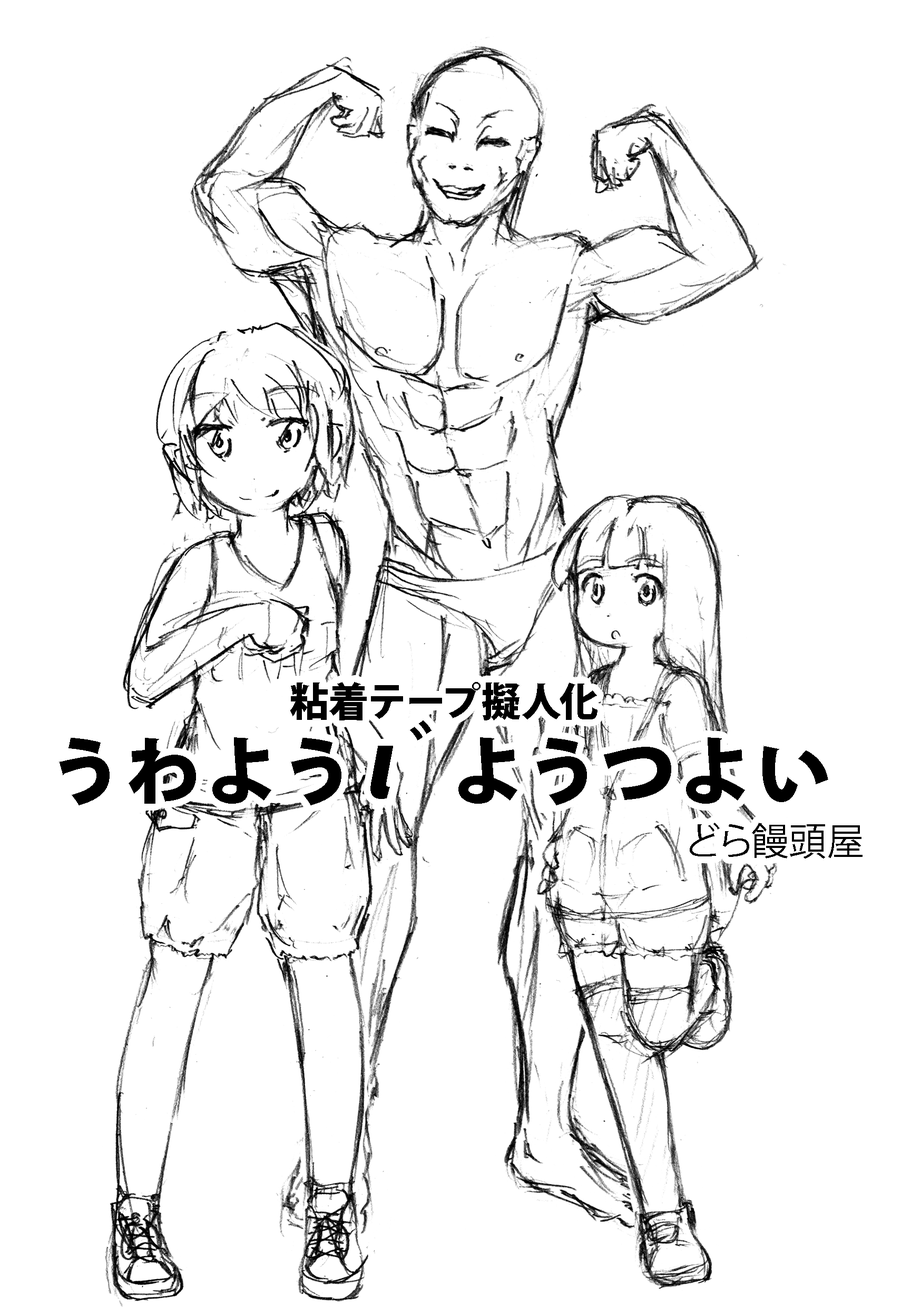
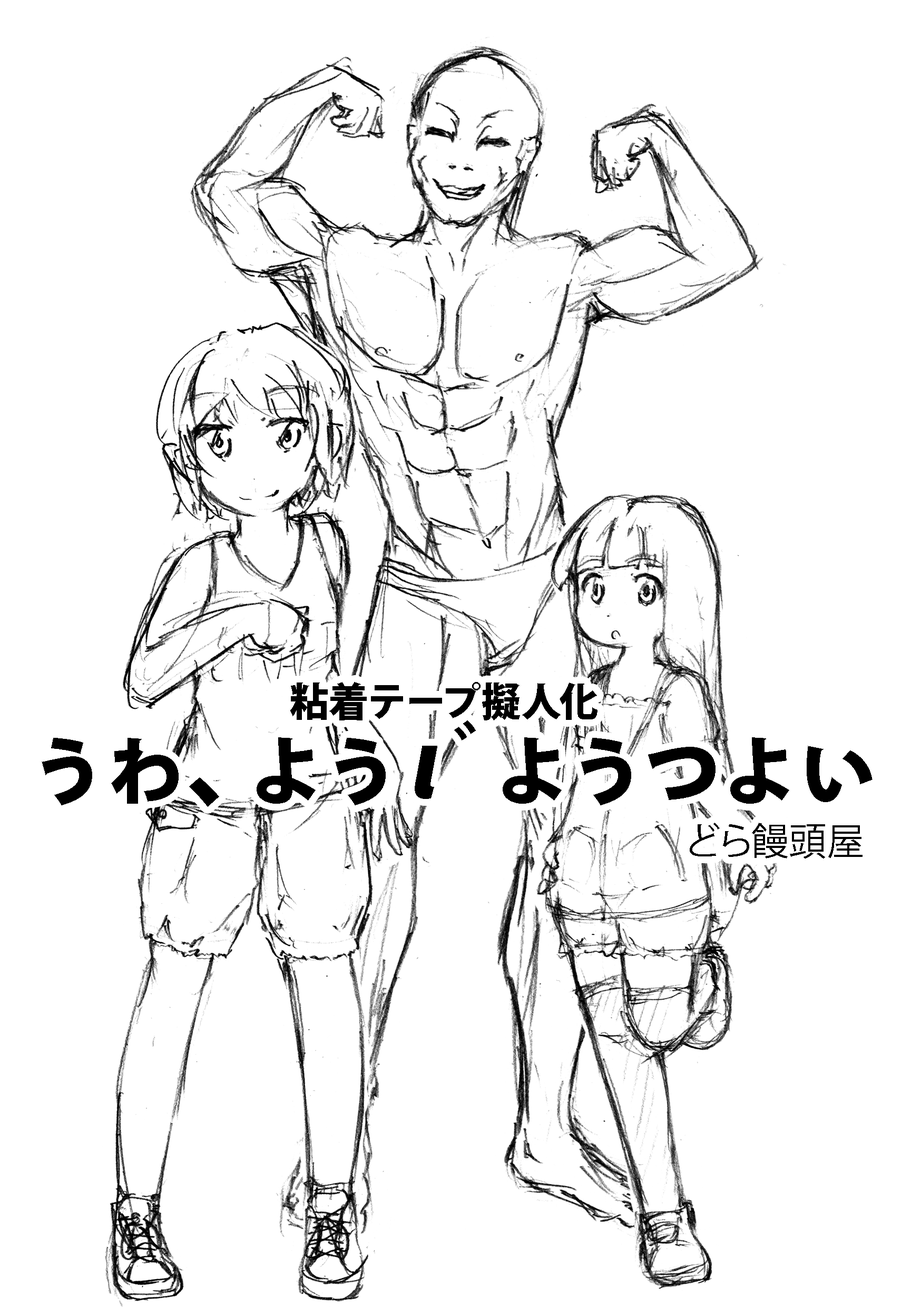
Layers edited between the first and the second 921 × 1307 image:
renamed "ぅゎょぅι゛ょぅっょぃ" to "ぅゎ、ょぅι゛ょぅっょぃ", painted on it over [41, 720, 873, 807]
